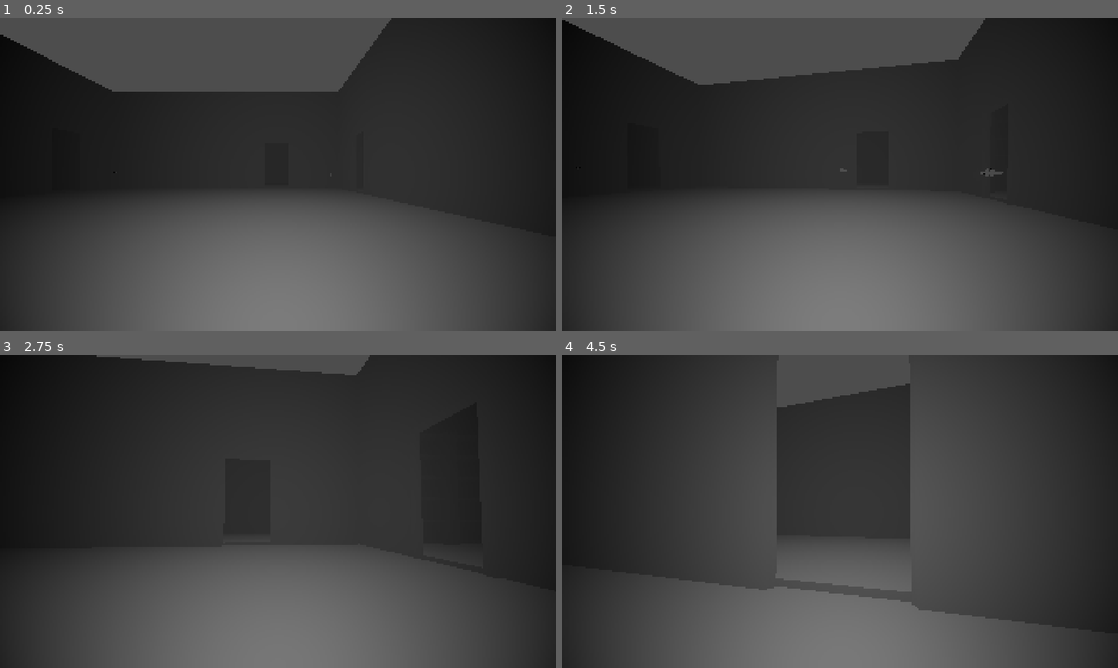
Above: before the commit, frames 1-4 (two rows, left to right).
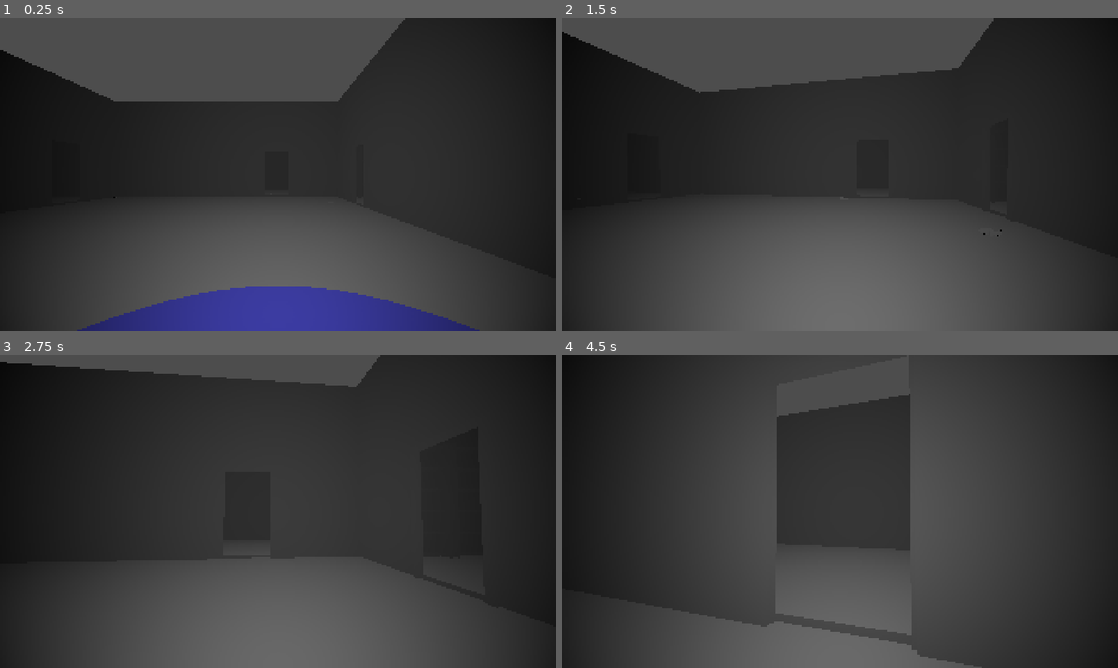
Above: after the commit, the same moments.

Repository: yuleedev/bandit-tails
Game: Godot game, scene res://Levels/main.tscn
Two runs of this game, one before a commit and one after it. Both use one fixed random seed, a clock stepped at 60 frames per second and the inputs below.
Inputs (mouse positions are in pixels of both pictures, inside the frame that each line leads up to):
- Up to frame 1 (0.25 s): no input
- Up to frame 2 (1.5 s): tap Enter at 0.5 s; move the mouse to (867, 174) at 0.52 s; hold W (up) from 0.53 s (still down); tap E (interact) at 0.6, 1.35 s; move the mouse to (812, 174) at 1.27 s
- Up to frame 3 (2.75 s): keep holding W (up); move the mouse to (289, 505) at 2.02 s; tap E (interact) at 2.1 s
- Up to frame 4 (4.5 s): keep holding W (up); move the mouse to (834, 517) at 2.77 s; tap E (interact) at 2.85, 3.6, 4.35 s; move the mouse to (878, 514) at 3.52 s; move the mouse to (795, 508) at 4.27 s

The runs differ from the first frame. In frame 1, 9.8% of the frame differs, in the area x 0-91%, y 0-100%; in frame 2, 2.2%; in frame 3, 3.3%; in frame 4, 7.0%.

Commit message:
added guard and detection

Diff:
--- a/Levels/main.tscn
+++ b/Levels/main.tscn
@@ -1,12 +1,31 @@
-[gd_scene load_steps=6 format=3 uid="uid://rcpyya18rmci"]
+[gd_scene load_steps=14 format=3 uid="uid://rcpyya18rmci"]
 
 [ext_resource type="Script" uid="uid://chuevkrc2nhgy" path="res://Scripts/Player/player.gd" id="2_gnif3"]
 [ext_resource type="PackedScene" uid="uid://bwydvcfxfddhp" path="res://Assets/Props/Loot/loot.tscn" id="3_lwy2l"]
 [ext_resource type="PackedScene" uid="uid://duvv356yh8iwi" path="res://Levels/map.glb" id="3_nj2yk"]
+[ext_resource type="Script" uid="uid://j61uuj8pawed" path="res://Scripts/guard.gd" id="4_nj2yk"]
 
 [sub_resource type="CapsuleMesh" id="CapsuleMesh_oj8hd"]
 
 [sub_resource type="CapsuleShape3D" id="CapsuleShape3D_gnif3"]
+
+[sub_resource type="CapsuleShape3D" id="CapsuleShape3D_lwy2l"]
+
+[sub_resource type="CapsuleMesh" id="CapsuleMesh_nj2yk"]
+
+[sub_resource type="PrismMesh" id="PrismMesh_lwy2l"]
+
+[sub_resource type="StandardMaterial3D" id="StandardMaterial3D_nj2yk"]
+transparency = 1
+albedo_color = Color(1, 0, 0, 0.682353)
+
+[sub_resource type="CylinderShape3D" id="CylinderShape3D_lwy2l"]
+
+[sub_resource type="CylinderMesh" id="CylinderMesh_nj2yk"]
+
+[sub_resource type="StandardMaterial3D" id="StandardMaterial3D_7pswh"]
+transparency = 1
+albedo_color = Color(0, 0, 1, 0.564706)
 
 [node name="Main" type="Node3D"]
 
@@ -35,3 +54,44 @@
 
 [node name="Map" parent="." instance=ExtResource("3_nj2yk")]
 transform = Transform3D(0.697994, 0, 0, 0, 0.781175, 0, 0, 0, 0.695508, 0, 0, 0)
+
+[node name="Guard" type="Node3D" parent="."]
+script = ExtResource("4_nj2yk")
+
+[node name="CharacterBody3D" type="CharacterBody3D" parent="Guard"]
+
+[node name="CollisionShape3D" type="CollisionShape3D" parent="Guard/CharacterBody3D"]
+shape = SubResource("CapsuleShape3D_lwy2l")
+
+[node name="MeshInstance3D" type="MeshInstance3D" parent="Guard/CharacterBody3D"]
+transform = Transform3D(1, 0, 0, 0, 1, 0, 0, 0, 1, 0, 1.1, 0)
+mesh = SubResource("CapsuleMesh_nj2yk")
+skeleton = NodePath("../..")
+
+[node name="VisionArea3D" type="Area3D" parent="Guard"]
+
+[node name="CollisionPolygon3D" type="CollisionPolygon3D" parent="Guard/VisionArea3D"]
+transform = Transform3D(1, 0, 0, 0, -4.37114e-08, -1, 0, 1, -4.37114e-08, 0, 0, 0)
+depth = 5.0
+polygon = PackedVector2Array(0, 0, -3, 5, 3, 5)
+
+[node name="MeshInstance3D" type="MeshInstance3D" parent="Guard/VisionArea3D"]
+transform = Transform3D(6, 0, 0, 0, -2.18557e-07, 5, 0, -5, -2.18557e-07, 0, 0, 2.5)
+mesh = SubResource("PrismMesh_lwy2l")
+surface_material_override/0 = SubResource("StandardMaterial3D_nj2yk")
+
+[node name="ListeningArea3D" type="Area3D" parent="Guard"]
+
+[node name="CollisionShape3D" type="CollisionShape3D" parent="Guard/ListeningArea3D"]
+transform = Transform3D(1.1, 0, 0, 0, 1.1, 0, 0, 0, 1.1, 0, 1.1, 0)
+shape = SubResource("CylinderShape3D_lwy2l")
+
+[node name="MeshInstance3D" type="MeshInstance3D" parent="Guard/ListeningArea3D"]
+transform = Transform3D(1.1, 0, 0, 0, 1.1, 0, 0, 0, 1.1, 0, 1.1, 0)
+mesh = SubResource("CylinderMesh_nj2yk")
+surface_material_override/0 = SubResource("StandardMaterial3D_7pswh")
+
+[connection signal="body_entered" from="Guard/VisionArea3D" to="Guard" method="_on_vision_area_3d_body_entered"]
+[connection signal="body_exited" from="Guard/VisionArea3D" to="Guard" method="_on_vision_area_3d_body_exited"]
+[connection signal="body_entered" from="Guard/ListeningArea3D" to="Guard" method="_on_listening_area_3d_body_entered"]
+[connection signal="body_exited" from="Guard/ListeningArea3D" to="Guard" method="_on_listening_area_3d_body_exited"]
--- /dev/null
+++ b/Scripts/guard.gd
@@ -0,0 +1,31 @@
+extends Node3D
+
+
+# Called when the node enters the scene tree for the first time.
+func _ready() -> void:
+	pass # Replace with function body.
+
+
+# Called every frame. 'delta' is the elapsed time since the previous frame.
+func _process(delta: float) -> void:
+	pass
+
+
+func _on_vision_area_3d_body_entered(body: Node3D) -> void:
+	print("guard has seen " + body.name)
+	pass # Replace with function body.
+
+
+func _on_vision_area_3d_body_exited(body: Node3D) -> void:
+	print("guard has unseen " + body.name)
+	pass # Replace with function body.
+
+
+func _on_listening_area_3d_body_entered(body: Node3D) -> void:
+	print("guard has heard " + body.name)
+	pass # Replace with function body.
+
+
+func _on_listening_area_3d_body_exited(body: Node3D) -> void:
+	print("guard has unheard " + body.name)
+	pass # Replace with function body.
Not shown, added: Scripts/guard.gd.uid
